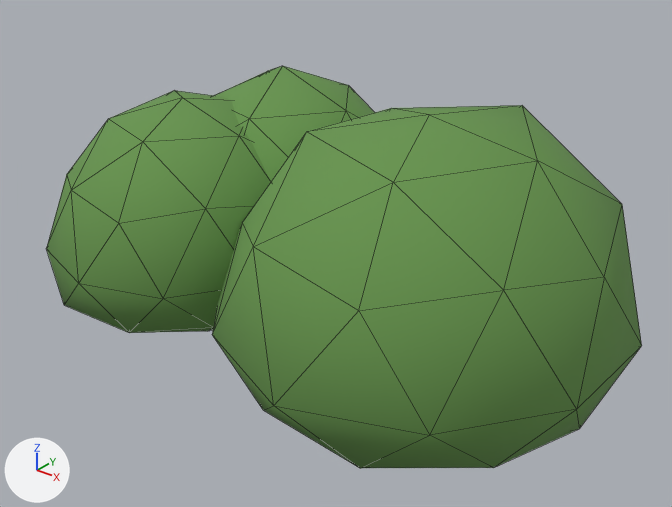
A saved change to the glTF model game/assets/nature/bush_2.glb.
Rendered twice from a 50 mm lens placed at (1.83, -2.06, 1.91), pointed at (0.16, 0.04, 0.61). Every picture has the same lights, and +X, +Y and +Z are marked at lower left. The picture after the commit comes second. Mesh edges are drawn as thin lines.

Objects in the first picture: 'bush_2'.
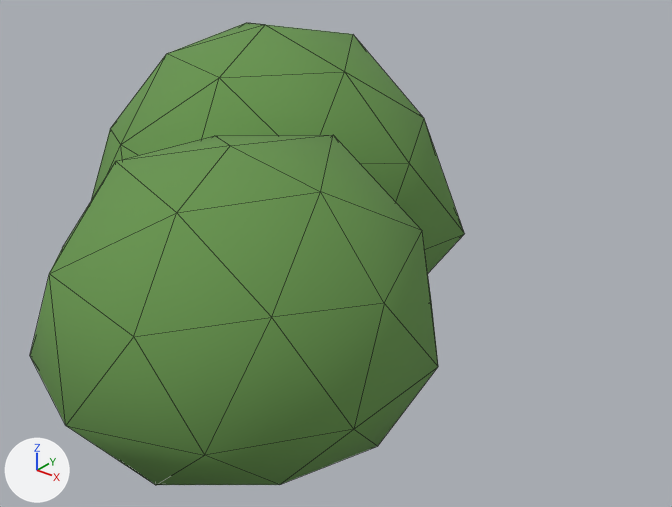
Boxes (x1, y1, x2, y2) around the edits, measured in the pictures (672 x 507 px; the box of a moved part takes in the faces that stretch with it):
```json
{"object": "bush_2", "change": "recoloured, reshaped", "before": [46, 66, 642, 468], "after": [30, 23, 464, 485], "on screen": "27% narrower, 15% taller"}
{"part": 1, "of": "me_bush_2", "change": "moved or reshaped", "before": [212, 105, 642, 468], "after": [30, 135, 438, 485]}
{"part": 2, "of": "me_bush_2", "change": "moved or reshaped", "before": [46, 90, 271, 333], "after": [91, 23, 464, 273]}
```

The change, as JSON lines over the scene's bpy script:
```json
{"block": "mat_canopy", "where": "n0 = _N.new('ShaderNodeBsdfPrincipled'); n0.name = 'Principled BSDF'"}
{"op": "remove", "block": "mat_canopy", "code": "n0.inputs[0].default_value = (0.133, 0.296, 0.0732, 1.0)  # 'Base Color', green #66944c"}
{"op": "add", "block": "mat_canopy", "code": "n2 = _N.new('ShaderNodeMix'); n2.name = 'Mix'"}
{"op": "add", "block": "mat_canopy", "code": "n2.data_type = 'RGBA'"}
{"op": "add", "block": "mat_canopy", "code": "n2.blend_type = 'MULTIPLY'"}
{"op": "add", "block": "mat_canopy", "code": "n2.inputs[0].default_value = 1.0  # 'Factor'"}
{"op": "add", "block": "mat_canopy", "code": "n2.inputs[7].default_value = (0.133, 0.296, 0.0732, 1.0)  # 'B', green #66944c"}
{"op": "add", "block": "mat_canopy", "code": "n3 = _N.new('ShaderNodeVertexColor'); n3.name = 'Color Attribute'"}
{"op": "add", "block": "mat_canopy", "code": "_L.new(n2.outputs[2], n0.inputs[0])  # 'Result' to 'Base Color'"}
{"op": "add", "block": "mat_canopy", "code": "_L.new(n3.outputs[0], n2.inputs[6])  # 'Color' to 'A'"}
{"block": "me_bush_2", "where": "# used by ob_bush_2; location = (0.0, 0.0, 0.0)"}
{"op": "remove", "block": "me_bush_2", "code": "me_bush_2.from_pydata(...)  # 126 vertices, 240 faces; spans x -0.93..1.07, y -0.57..0.86, z 0.1..1.1"}
{"op": "add", "block": "me_bush_2", "code": "me_bush_2.from_pydata(...)  # 126 vertices, 240 faces; spans x -0.99..0.73, y -1.02..0.98, z 0.16..1.23"}
{"block": "me_bush_2", "change": "me_bush_2 part 1: the loose piece of 42 vertices spanning x -0.23..1.07, y -0.57..0.74, z 0.1..1.1 is scaled about its middle by 0.876, then moved by (-0.26, -0.54, 0.06)"}
{"block": "me_bush_2", "change": "me_bush_2 part 2: the loose piece of 42 vertices spanning x -0.93..0.07, y -0.51..0.5, z 0.23..1.02 is scaled about its middle by 1.34, then moved by (0.11, 0.31, 0.07)"}
{"block": "me_bush_2", "change": "me_bush_2 part 3: vertex colours changed"}
```
